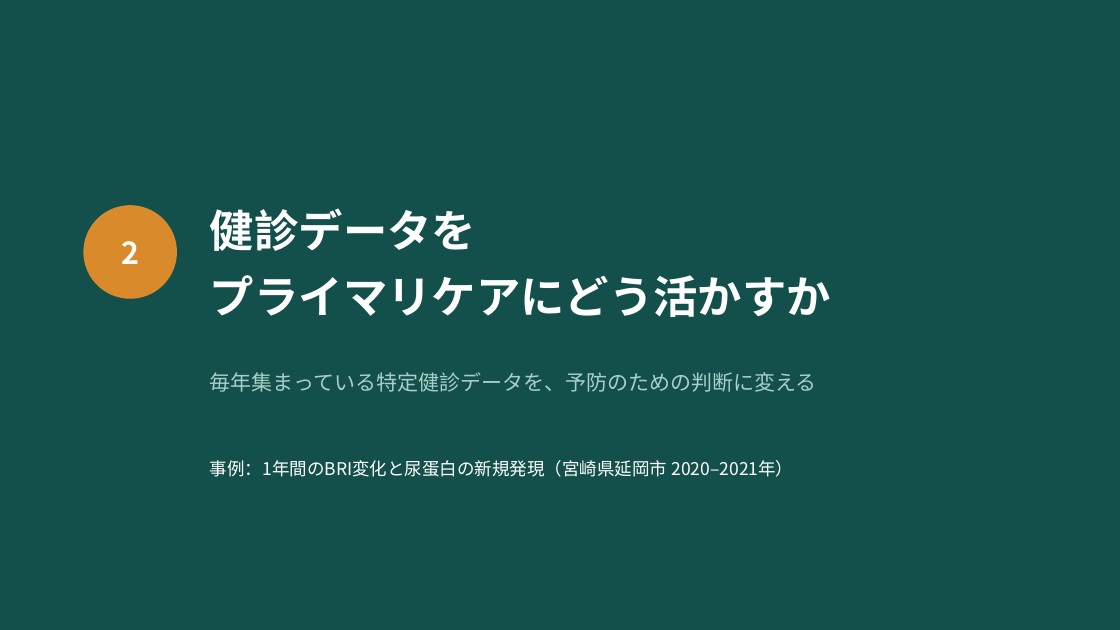
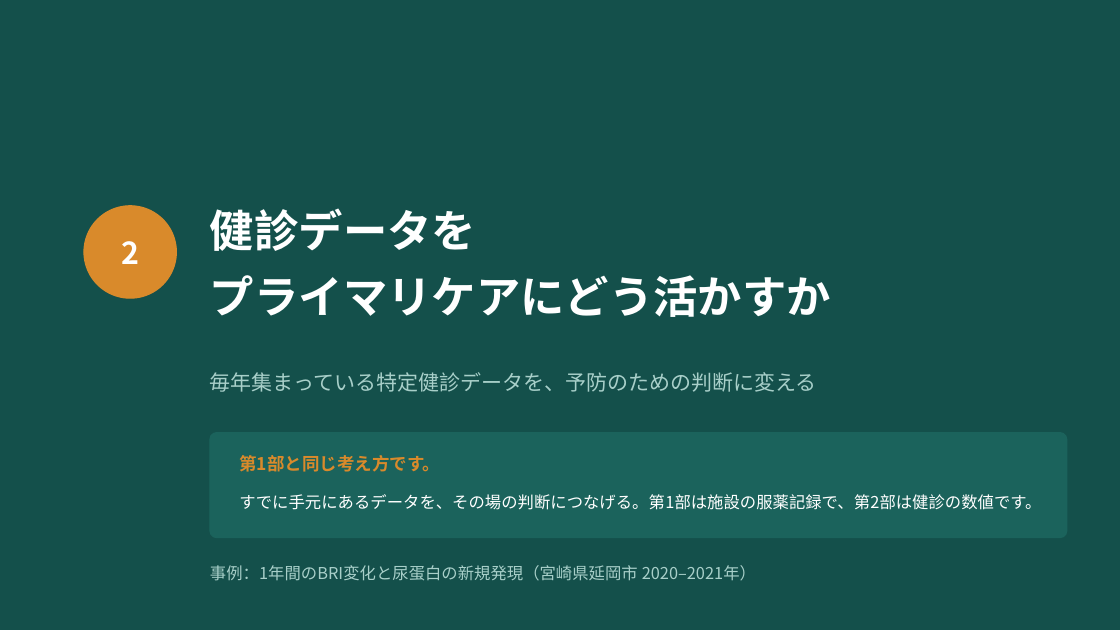
Before and after one commit to taisako082600-spec/pharmacare, a slide deck: slide 14 of PharmaCare_紹介資料.pptx. Drawn at 1120x630 pixels with LibreOffice and Linux fonts; fonts in the diff are those of the drawing. Boxes give left, top, right and bottom in pixels: in the first picture for what was removed or moved away, otherwise in the second. Text is boxed around its words. In the diff, an @@ line names an element or a change of style, - is before the commit and + after.

```diff
--- a/PharmaCare_紹介資料.pptx
+++ b/PharmaCare_紹介資料.pptx
@@ rounded rectangle added at <box>210,433,1067,538</box>, fill #1B635C, outline #1B635C 1 pt @@
@@ text added at <box>239,455,440,472</box>, 15 pt, text #D98A2B, bold @@
+第1部と同じ考え方です。
@@ text added at <box>239,494,1041,510</box>, 14 pt, text #FFFFFF @@
+すでに手元にあるデータを、その場の判断につなげる。第1部は施設の服薬記録で、第2部は健診の数値です。
@@ text "事例：1年間のBRI変化と尿蛋白の新規発現（宮崎県延岡市 2020–2021年）": place and size @@
-text "事例：1年間のBRI変化と尿蛋白の新規発現（宮崎県延岡市 2020–2021年）" at <box>210,460,793,477</box>
+text "事例：1年間のBRI変化と尿蛋白の新規発現（宮崎県延岡市 2020–2021年）" at <box>210,565,756,581</box>
@@ text "事例：1年間のBRI変化と尿蛋白の新規発現（宮崎県延岡市 2020–2021年）" at <box>210,565,756,581</box>: size 15 to 14 pt, text colour #FFFFFF to #A8CFC9 @@
```
Also in this commit, not shown: 3 other slides changed, 1 other file.
